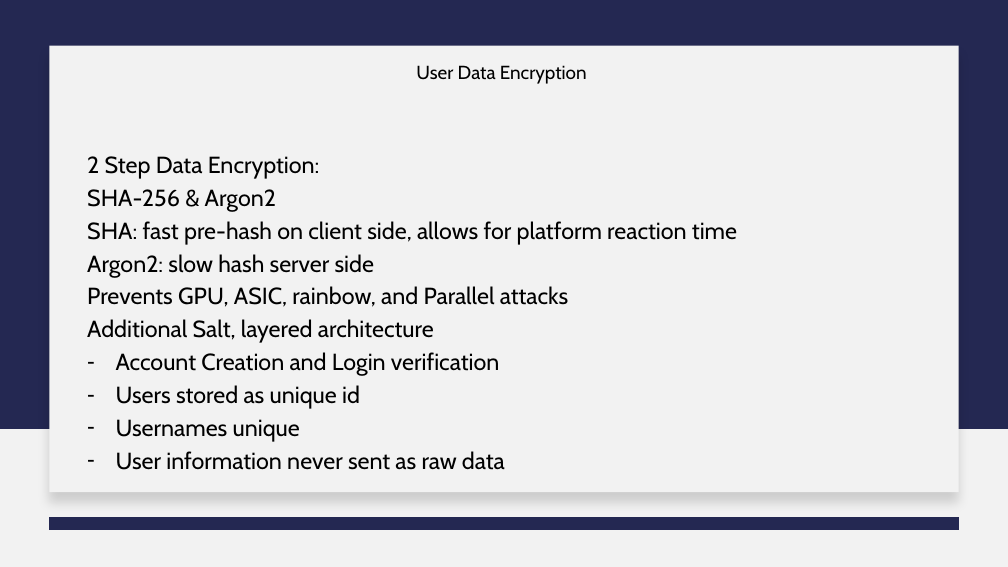
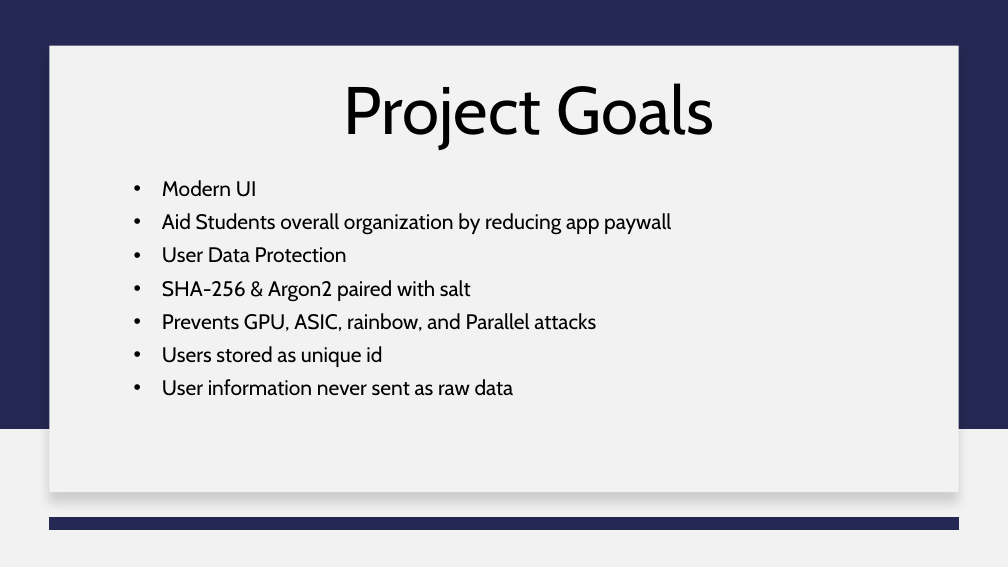
Before and after one commit to jjdeuce06/VulcanActivityTracker, a slide deck: slide 5 of Documentation/FinalPresentation/VulcanActivityTracker-Group2.pptx (slide 6 before the commit). Drawn at 1008x567 pixels with LibreOffice and Linux fonts; fonts in the diff are those of the drawing. Boxes give left, top, right and bottom in pixels: in the first picture for what was removed or moved away, otherwise in the second. Text is boxed around its words. In the diff, an @@ line names an element or a change of style, - is before the commit and + after.

Commit message:
final presentation

```diff
--- a/Documentation/FinalPresentation/VulcanActivityTracker-Group2.pptx
+++ b/Documentation/FinalPresentation/VulcanActivityTracker-Group2.pptx
@@ title added at <box>344,83,714,149</box>, 64 pt, text #000000 @@
+Project Goals
@@ text removed at <box>416,65,587,84</box> @@
-User Data Encryption
@@ text "Modern UI": place and size @@
-text "Modern UI" at <box>87,156,737,470</box>
+text "Modern UI" at <box>162,180,671,396</box>
@@ text at <box>162,180,671,302</box>: text changed; size 22.2 to 20 pt @@
-2 Step Data Encryption:
-SHA-256 & Argon2
-SHA: fast pre-hash on client side, allows for platform reaction time
-Argon2: slow hash server side
+• Modern UI
+• Aid Students overall organization by reducing app paywall
+• User Data Protection
+• SHA-256 & Argon2 paired with salt
@@ text at <box>87,319,499,376</box>: paragraphs removed @@
-Additional Salt, layered architecture
-– Account Creation and Login verification
@@ text at <box>162,313,596,396</box>: size 22.2 to 20 pt in "Prevents GPU, ASIC, rainbow, and Parallel attacks", "Users stored as unique id", "User information never sent as raw data"; bullet none to •; line spacing 0.8 to 0.9; bullet - to • @@
@@ text at <box>116,419,300,442</box>: paragraph removed @@
-– Usernames unique
```
Also in this commit, not shown: 4 other slides changed, 2 slides added, 2 slides removed, 1 other file.
